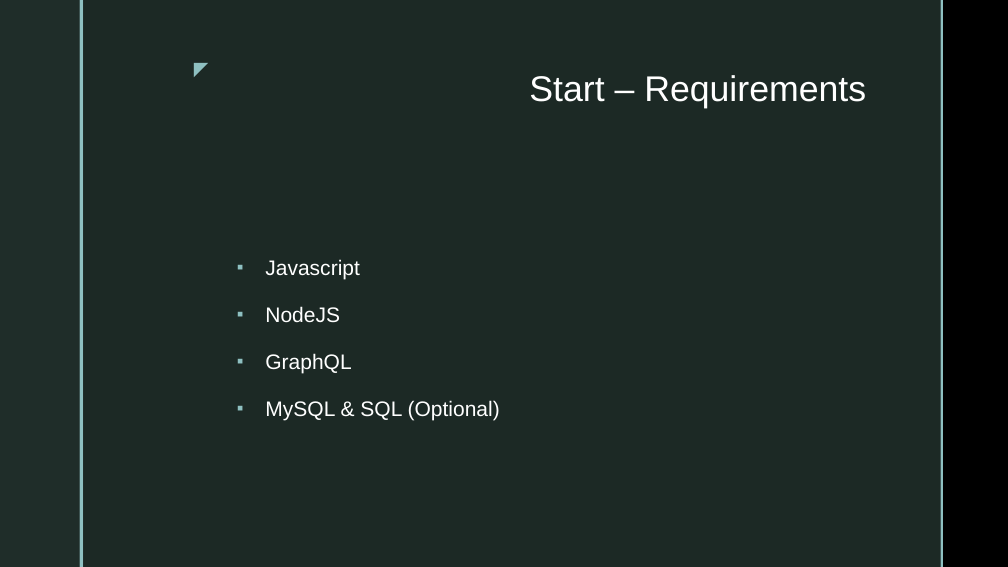
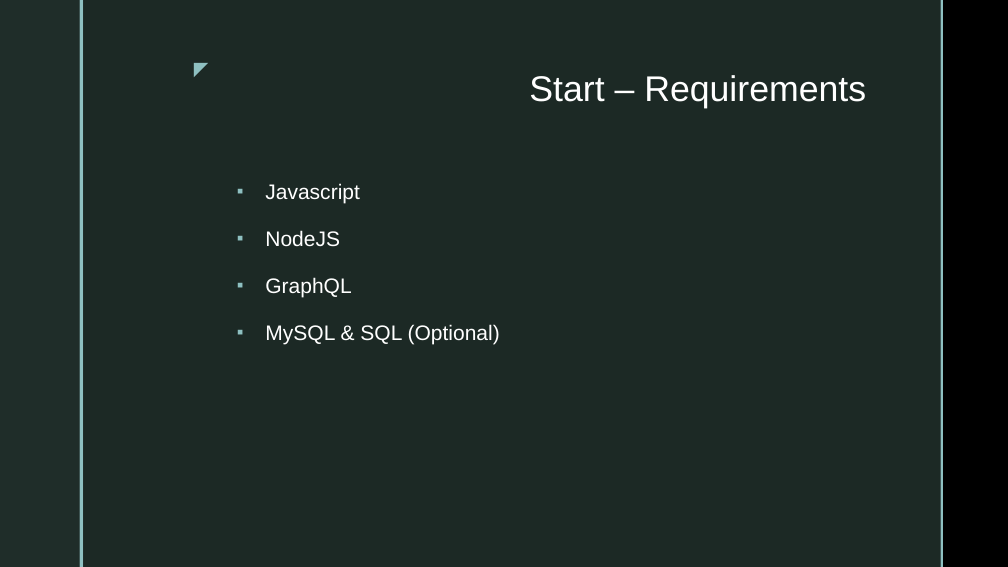
Before and after one commit to dtvu94/Apollo-Server-Client, a slide deck: slide 8 of Docs/Apollo_Server.pptx. Drawn at 1008x567 pixels with LibreOffice and Linux fonts; fonts in the diff are those of the drawing; background and template pictures are left out. Boxes give left, top, right and bottom in pixels: in the first picture for what was removed or moved away, otherwise in the second. Text is boxed around its words. In the diff, an @@ line names an element or a change of style, - is before the commit and + after.

```diff
--- a/Docs/Apollo_Server.pptx
+++ b/Docs/Apollo_Server.pptx
@@ text "Javascript" at [265, 183, 500, 345]: vertical alignment middle to top @@
```
Also in this commit, not shown: 2 slides removed, 27 other files.
